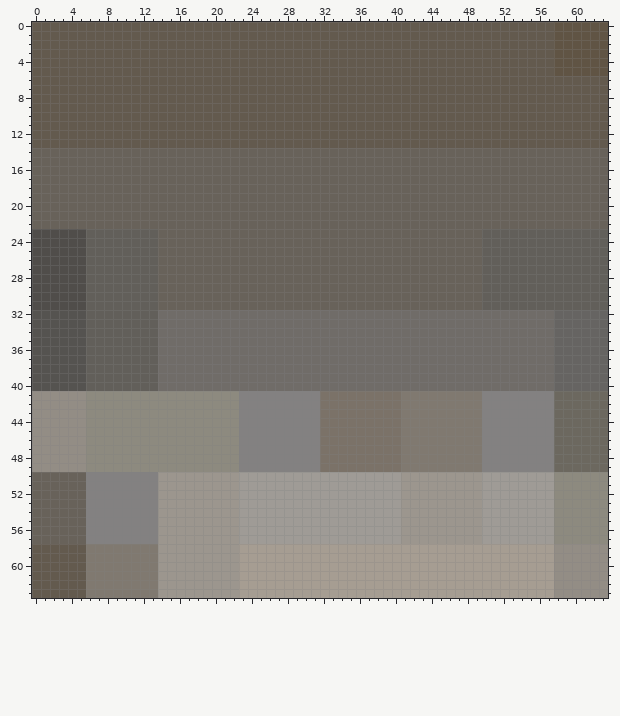
One commit to this pixel-art sprite: skins/e2a20cf9-1316-4110-8a96-f1971c1cd1a8.png. Above, as it was before the edit.
The file is 64x64 pixels. Colours within 5 levels of each other are drawn and written as one.
Once edited:
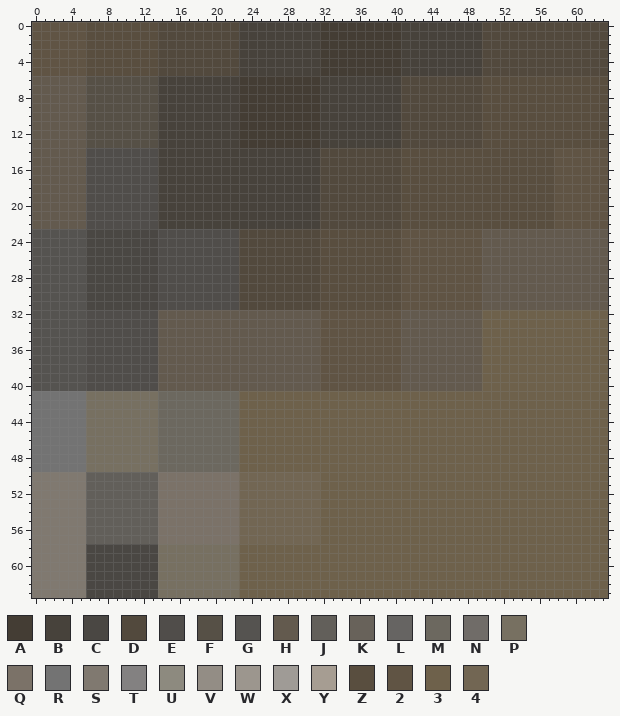
Palette (. is transparent): A #443d34  B #47423b  C #4a4743  D #52493d  E #504d4a  F #565046  G #555350  H #635a4e  J #625f5a  K #68625a  L #666462  M #6c685f  N #706c68  P #777061  Q #7b7268  R #737373  S #807970  T #838181  U #8d8a7f  V #938d85  W #9c968e  X #9f9b96  Y #a69d92  Z #594e3f  2 #605444  3 #6e614b  4 #726653
Message: 自動上傳玩家 CHAKO__ 的皮膚臉部
Changes in this commit:
Changed rows in their new state; - is an unchanged pixel.
first column x 0:
 0 222222ZZZZZZZZDDDDDDDDDBBBBBBBBBAAAAAAAAABBBBBBBBBDDDDDDDDDDDDDD
 1 222222ZZZZZZZZDDDDDDDDDBBBBBBBBBAAAAAAAAABBBBBBBBBDDDDDDDDDDDDDD
 2 222222ZZZZZZZZDDDDDDDDDBBBBBBBBBAAAAAAAAABBBBBBBBBDDDDDDDDDDDDDD
 3 222222ZZZZZZZZDDDDDDDDDBBBBBBBBBAAAAAAAAABBBBBBBBBDDDDDDDDDDDDDD
 4 222222ZZZZZZZZDDDDDDDDDBBBBBBBBBAAAAAAAAABBBBBBBBBDDDDDDDDDDDDDD
 5 222222ZZZZZZZZDDDDDDDDDBBBBBBBBBAAAAAAAAABBBBBBBBBDDDDDDDDDDDDDD
 6 ------FFFFFFFFBBBBBBBBBAAAAAAAAABBBBBBBBBDDDDDDDDDZZZZZZZZZZZZZZ
 7 ------FFFFFFFFBBBBBBBBBAAAAAAAAABBBBBBBBBDDDDDDDDDZZZZZZZZZZZZZZ
 8 ------FFFFFFFFBBBBBBBBBAAAAAAAAABBBBBBBBBDDDDDDDDDZZZZZZZZZZZZZZ
 9 ------FFFFFFFFBBBBBBBBBAAAAAAAAABBBBBBBBBDDDDDDDDDZZZZZZZZZZZZZZ
10 ------FFFFFFFFBBBBBBBBBAAAAAAAAABBBBBBBBBDDDDDDDDDZZZZZZZZZZZZZZ
11 ------FFFFFFFFBBBBBBBBBAAAAAAAAABBBBBBBBBDDDDDDDDDZZZZZZZZZZZZZZ
12 ------FFFFFFFFBBBBBBBBBAAAAAAAAABBBBBBBBBDDDDDDDDDZZZZZZZZZZZZZZ
13 ------FFFFFFFFBBBBBBBBBAAAAAAAAABBBBBBBBBDDDDDDDDDZZZZZZZZZZZZZZ
14 HHHHHHEEEEEEEEBBBBBBBBBBBBBBBBBBDDDDDDDDDZZZZZZZZZZZZZZZZZ222222
15 HHHHHHEEEEEEEEBBBBBBBBBBBBBBBBBBDDDDDDDDDZZZZZZZZZZZZZZZZZ222222
16 HHHHHHEEEEEEEEBBBBBBBBBBBBBBBBBBDDDDDDDDDZZZZZZZZZZZZZZZZZ222222
17 HHHHHHEEEEEEEEBBBBBBBBBBBBBBBBBBDDDDDDDDDZZZZZZZZZZZZZZZZZ222222
18 HHHHHHEEEEEEEEBBBBBBBBBBBBBBBBBBDDDDDDDDDZZZZZZZZZZZZZZZZZ222222
19 HHHHHHEEEEEEEEBBBBBBBBBBBBBBBBBBDDDDDDDDDZZZZZZZZZZZZZZZZZ222222
20 HHHHHHEEEEEEEEBBBBBBBBBBBBBBBBBBDDDDDDDDDZZZZZZZZZZZZZZZZZ222222
21 HHHHHHEEEEEEEEBBBBBBBBBBBBBBBBBBDDDDDDDDDZZZZZZZZZZZZZZZZZ222222
22 HHHHHHEEEEEEEEBBBBBBBBBBBBBBBBBBDDDDDDDDDZZZZZZZZZZZZZZZZZ222222
23 GGGGGGCCCCCCCCEEEEEEEEEDDDDDDDDDZZZZZZZZZ222222222HHHHHHHHHHHHHH
24 GGGGGGCCCCCCCCEEEEEEEEEDDDDDDDDDZZZZZZZZZ222222222HHHHHHHHHHHHHH
25 GGGGGGCCCCCCCCEEEEEEEEEDDDDDDDDDZZZZZZZZZ222222222HHHHHHHHHHHHHH
26 GGGGGGCCCCCCCCEEEEEEEEEDDDDDDDDDZZZZZZZZZ222222222HHHHHHHHHHHHHH
27 GGGGGGCCCCCCCCEEEEEEEEEDDDDDDDDDZZZZZZZZZ222222222HHHHHHHHHHHHHH
28 GGGGGGCCCCCCCCEEEEEEEEEDDDDDDDDDZZZZZZZZZ222222222HHHHHHHHHHHHHH
29 GGGGGGCCCCCCCCEEEEEEEEEDDDDDDDDDZZZZZZZZZ222222222HHHHHHHHHHHHHH
30 GGGGGGCCCCCCCCEEEEEEEEEDDDDDDDDDZZZZZZZZZ222222222HHHHHHHHHHHHHH
31 GGGGGGCCCCCCCCEEEEEEEEEDDDDDDDDDZZZZZZZZZ222222222HHHHHHHHHHHHHH
32 ------EEEEEEEEHHHHHHHHHHHHHHHHHH222222222HHHHHHHHH33333333333333
33 ------EEEEEEEEHHHHHHHHHHHHHHHHHH222222222HHHHHHHHH33333333333333
34 ------EEEEEEEEHHHHHHHHHHHHHHHHHH222222222HHHHHHHHH33333333333333
35 ------EEEEEEEEHHHHHHHHHHHHHHHHHH222222222HHHHHHHHH33333333333333
36 ------EEEEEEEEHHHHHHHHHHHHHHHHHH222222222HHHHHHHHH33333333333333
37 ------EEEEEEEEHHHHHHHHHHHHHHHHHH222222222HHHHHHHHH33333333333333
38 ------EEEEEEEEHHHHHHHHHHHHHHHHHH222222222HHHHHHHHH33333333333333
39 ------EEEEEEEEHHHHHHHHHHHHHHHHHH222222222HHHHHHHHH33333333333333
40 ------EEEEEEEEHHHHHHHHHHHHHHHHHH222222222HHHHHHHHH33333333333333
41 RRRRRRPPPPPPPPMMMMMMMMM33333333333333333333333333333333333333333
42 RRRRRRPPPPPPPPMMMMMMMMM33333333333333333333333333333333333333333
43 RRRRRRPPPPPPPPMMMMMMMMM33333333333333333333333333333333333333333
44 RRRRRRPPPPPPPPMMMMMMMMM33333333333333333333333333333333333333333
45 RRRRRRPPPPPPPPMMMMMMMMM33333333333333333333333333333333333333333
46 RRRRRRPPPPPPPPMMMMMMMMM33333333333333333333333333333333333333333
47 RRRRRRPPPPPPPPMMMMMMMMM33333333333333333333333333333333333333333
48 RRRRRRPPPPPPPPMMMMMMMMM33333333333333333333333333333333333333333
49 RRRRRRPPPPPPPPMMMMMMMMM33333333333333333333333333333333333333333
50 SSSSSSJJJJJJJJQQQQQQQQQ44444444433333333333333333333333333333333
51 SSSSSSJJJJJJJJQQQQQQQQQ44444444433333333333333333333333333333333
52 SSSSSSJJJJJJJJQQQQQQQQQ44444444433333333333333333333333333333333
53 SSSSSSJJJJJJJJQQQQQQQQQ44444444433333333333333333333333333333333
54 SSSSSSJJJJJJJJQQQQQQQQQ44444444433333333333333333333333333333333
55 SSSSSSJJJJJJJJQQQQQQQQQ44444444433333333333333333333333333333333
56 SSSSSSJJJJJJJJQQQQQQQQQ44444444433333333333333333333333333333333
57 SSSSSSJJJJJJJJQQQQQQQQQ44444444433333333333333333333333333333333
58 SSSSSSCCCCCCCCPPPPPPPPP33333333333333333333333333333333333333333
59 SSSSSSCCCCCCCCPPPPPPPPP33333333333333333333333333333333333333333
60 SSSSSSCCCCCCCCPPPPPPPPP33333333333333333333333333333333333333333
61 SSSSSSCCCCCCCCPPPPPPPPP33333333333333333333333333333333333333333
62 SSSSSSCCCCCCCCPPPPPPPPP33333333333333333333333333333333333333333
63 SSSSSSCCCCCCCCPPPPPPPPP33333333333333333333333333333333333333333
